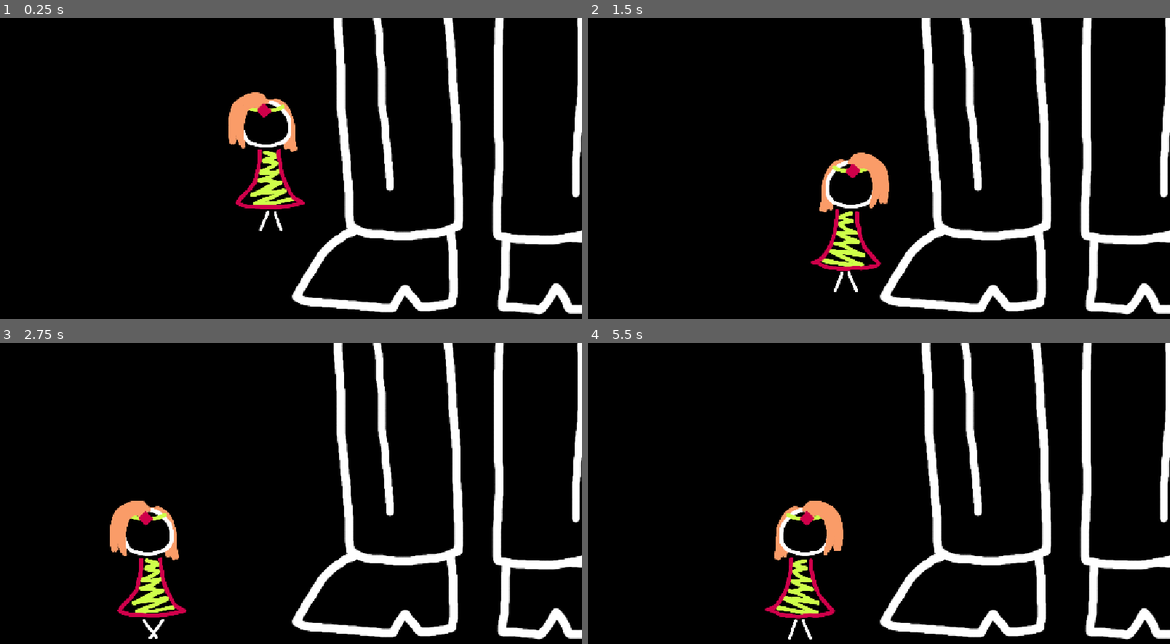
Above: before the commit, frames 1-4 (two rows, left to right).
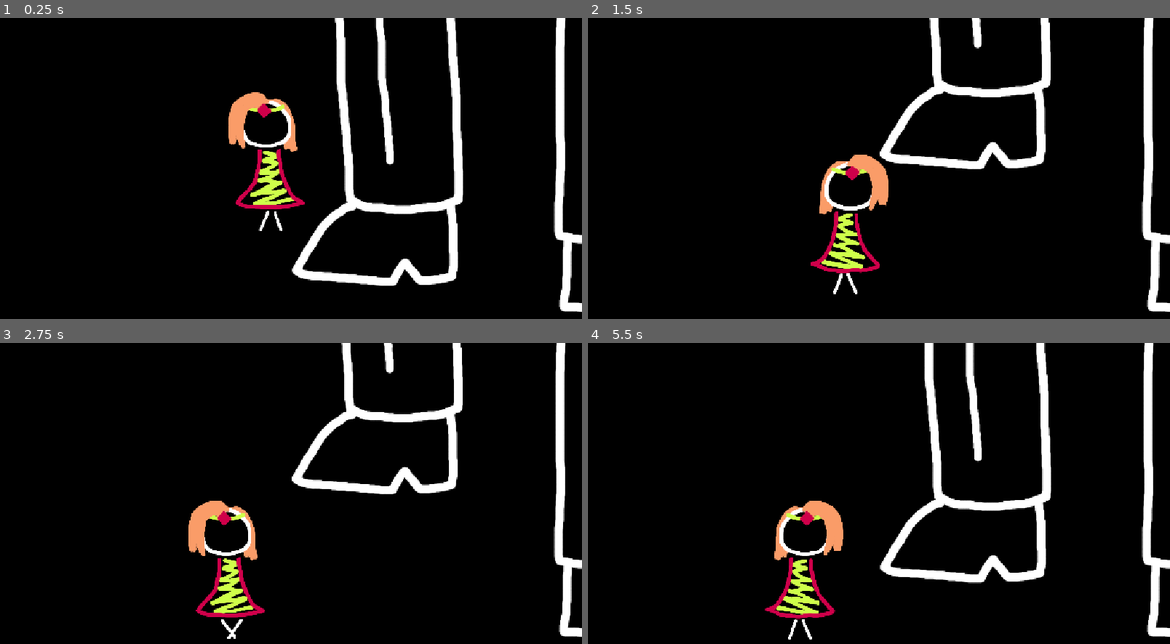
Above: after the commit, the same moments.

Repository: MarmadileManteater/I-Just-Wanted-to-Be-Younger-But-Now-I-m-Fighting-for-My-Life-Against-a-Problematic-Authority-Figure
Game: Godot game, scene res://scenes/screen_test/scene.tscn
Two runs of this game, one before a commit and one after it. Both use one fixed random seed, a clock stepped at 60 frames per second and the inputs below.
Inputs:
- Up to frame 1 (0.25 s): no input
- Up to frame 2 (1.5 s): tap Enter (ui_accept) at 0.5, 0.77 s; hold Right (ui_right) from 0.53 s (still down)
- Up to frame 3 (2.75 s): tap Enter (ui_accept) at 1.52 s; release Right (ui_right) at 2.03 s; hold Left (ui_left) from 2.03 s (still down)
- Up to frame 4 (5.5 s): release Left (ui_left) at 2.78 s; hold Right (ui_right) 2.78-4.28 s; tap Enter (ui_accept) at 3.02, 3.77, 4.52 s; hold Left (ui_left) 4.28-5.03 s; hold Right (ui_right) from 5.03 s (still down)

The runs differ from the first frame. In frame 1, 10% of the frame differs, in the area x 50-100%, y 0-99%; in frame 2, 13%; in frame 3, 16%, in the area x 18-100%, y 0-99%; in frame 4, 11%.

Commit message:
Add crushed mechanic

Diff:
--- a/project/scenes/nested/boss_feet/boss_feet.gd
+++ b/project/scenes/nested/boss_feet/boss_feet.gd
@@ -2,11 +2,14 @@
 
 class_name BossFeet
 
-var leftie: AnimatedStaticBody2D
+@export var character_name: String = "Willow"
+
+var leftie: CrushingFoot
 var rightie: StaticBody2D
 # Called when the node enters the scene tree for the first time.
 func _ready() -> void:
 	leftie = find_child("Leftie")
+	leftie.character_name = character_name
 	rightie = find_child("Rightie")
 	pass # Replace with function body.
 
--- a/project/scenes/nested/boss_feet/boss_feet.tscn
+++ b/project/scenes/nested/boss_feet/boss_feet.tscn
@@ -2,7 +2,7 @@
 
 [ext_resource type="Script" uid="uid://b5xbhyhg3xv0l" path="res://scenes/nested/boss_feet/boss_feet.gd" id="1_80035"]
 [ext_resource type="Texture2D" uid="uid://58o86k6o2ake" path="res://sprites/boss_feet.png" id="1_g241w"]
-[ext_resource type="Script" uid="uid://sewjo03vd0qj" path="res://scripts/animated_static_body.gd" id="2_pnc5j"]
+[ext_resource type="Script" uid="uid://b3igg57ygkbu3" path="res://scenes/nested/boss_feet/crushing_foot.gd" id="2_pnc5j"]
 
 [sub_resource type="Animation" id="Animation_80035"]
 length = 0.001
@@ -33,7 +33,7 @@
 "times": PackedFloat32Array(0, 1.2666667, 2.04, 2.1166668, 2.1766667, 2.2533333, 2.3066666, 2.3833332, 2.4466667, 2.5233335, 2.5833335, 2.66, 2.7133334, 2.79, 2.9466667),
 "transitions": PackedFloat32Array(1, 1, 1, 1, 1, 1, 1, 1, 1, 1, 1, 1, 1, 1, 1),
 "update": 0,
-"values": [Vector2(-202, 0), Vector2(-202, -161), Vector2(-205, -161), Vector2(-196, -161), Vector2(-205, -161), Vector2(-196, -161), Vector2(-205, -161), Vector2(-196, -161), Vector2(-205, -161), Vector2(-196, -161), Vector2(-205, -161), Vector2(-196, -161), Vector2(-205, -161), Vector2(-196, -161), Vector2(-202, 0)]
+"values": [Vector2(-202, 0), Vector2(-202, -283), Vector2(-205, -283), Vector2(-196, -283), Vector2(-205, -283), Vector2(-196, -283), Vector2(-205, -283), Vector2(-196, -283), Vector2(-205, -283), Vector2(-196, -283), Vector2(-205, -283), Vector2(-196, -283), Vector2(-205, -283), Vector2(-196, -283), Vector2(-202, 0)]
 }
 
 [sub_resource type="AnimationLibrary" id="AnimationLibrary_pnc5j"]
@@ -62,6 +62,9 @@
 
 [sub_resource type="ConvexPolygonShape2D" id="ConvexPolygonShape2D_iys1s"]
 points = PackedVector2Array(149, 271, 73, 283, 30, 282, -74, 276, -148, 271, -172, 261, -173, 245, -138, 188, -114, 154, -69, 119, -52, 115, 40, 118, 116, 120, 148, 120, 152, 146, 154, 237)
+
+[sub_resource type="RectangleShape2D" id="RectangleShape2D_u4npt"]
+size = Vector2(312, 303)
 
 [sub_resource type="AtlasTexture" id="AtlasTexture_pnc5j"]
 atlas = ExtResource("1_g241w")
@@ -111,10 +114,18 @@
 position = Vector2(0, 1)
 shape = SubResource("ConvexPolygonShape2D_iys1s")
 
+[node name="CollisionArea" type="Area2D" parent="Leftie" unique_id=961597506]
+position = Vector2(1.8321533, 395)
+
+[node name="CollisionShape2D" type="CollisionShape2D" parent="Leftie/CollisionArea" unique_id=505392856]
+position = Vector2(-9, 39.5)
+shape = SubResource("RectangleShape2D_u4npt")
+
 [node name="Rightie" type="StaticBody2D" parent="." unique_id=152912082]
-position = Vector2(203, 0)
+position = Vector2(336, 0)
 
 [node name="Sprite" type="AnimatedSprite2D" parent="Rightie" unique_id=1470092633]
+position = Vector2(-11, 0)
 sprite_frames = SubResource("SpriteFrames_6wcjf")
 
 [node name="Leg" type="CollisionShape2D" parent="Rightie" unique_id=273302024]
--- /dev/null
+++ b/project/scenes/nested/boss_feet/crushing_foot.gd
@@ -0,0 +1,37 @@
+extends AnimatedStaticBody2D
+
+class_name CrushingFoot
+signal crush
+
+const crush_point = 2.8226
+
+var character_name: String
+var collision_area: Area2D
+var is_under: bool = false
+var crushed: bool = false
+
+# Called when the node enters the scene tree for the first time.
+func _ready() -> void:
+	super()
+	collision_area = find_child("CollisionArea")
+	collision_area.connect("body_entered", _on_body_entered)
+	collision_area.connect("body_exited", _on_body_exited)
+
+func _on_body_entered(body: Node2D) -> void:
+	if body.name == character_name:
+		is_under = true
+
+func _on_body_exited(body: Node2D) -> void:
+	if body.name == character_name:
+		is_under = false
+
+# Called every frame. 'delta' is the elapsed time since the previous frame.
+func _process(delta: float) -> void:
+	var position = animation_player.current_animation_position
+	if position > crush_point:
+		if is_under and not crushed:
+			emit_signal("crush")
+			crushed = true
+	if position < crush_point:
+		crushed = false
+	pass
--- a/project/scenes/nested/willow/character_body2d.gd
+++ b/project/scenes/nested/willow/willow.gd
@@ -1,5 +1,6 @@
 extends CharacterBody2D
 
+class_name Willow
 
 const SPEED = 300.0
 const JUMP_VELOCITY = -400.0
--- a/project/scenes/nested/willow/willow.tscn
+++ b/project/scenes/nested/willow/willow.tscn
@@ -1,7 +1,7 @@
 [gd_scene format=3 uid="uid://c8b7r642fn2vm"]
 
 [ext_resource type="Texture2D" uid="uid://bkh1vwc63yiky" path="res://sprites/willow_mg_idle_animation_1.png" id="1_6t4lk"]
-[ext_resource type="Script" uid="uid://b8e46dnrms1cn" path="res://scenes/nested/willow/character_body2d.gd" id="1_nwiua"]
+[ext_resource type="Script" uid="uid://b8e46dnrms1cn" path="res://scenes/nested/willow/willow.gd" id="1_nwiua"]
 [ext_resource type="Texture2D" uid="uid://bh17uswntqtwb" path="res://sprites/willow_mg_walk_animation_1.png" id="2_cf4f7"]
 [ext_resource type="Texture2D" uid="uid://dewhu0dbsgn6p" path="res://sprites/willow_mg_jump_animation_1.png" id="3_30s3t"]
 [ext_resource type="Script" uid="uid://dkkdd3f8mas32" path="res://scripts/animated_sprite2d.gd" id="5_bxhn5"]
--- a/project/scenes/screen_test/scene.tscn
+++ b/project/scenes/screen_test/scene.tscn
@@ -22,3 +22,4 @@
 
 [node name="BossFeet" parent="." unique_id=2040409262 instance=ExtResource("2_ydvjp")]
 position = Vector2(956, 299)
+character_name = null
--- a/project/scenes/screen_test/screen_test.gd
+++ b/project/scenes/screen_test/screen_test.gd
@@ -1,14 +1,20 @@
 extends Node2D
 
 var boss_feet: BossFeet
+var willow: Willow
 
 # Called when the node enters the scene tree for the first time.
 func _ready() -> void:
 	boss_feet = find_child("BossFeet")
+	willow = find_child("Willow")
 	var animation_player: AnimationPlayer = boss_feet.leftie.animation_player
-	animation_player.play("")
+	boss_feet.leftie.connect("crush", _on_crush)
+	animation_player.play("Stomp")
 	pass # Replace with function body.
 
+func _on_crush():
+	remove_child(willow)
+	pass
 
 # Called every frame. 'delta' is the elapsed time since the previous frame.
 func _process(delta: float) -> void:
--- a/project/scripts/animated_static_body.gd
+++ b/project/scripts/animated_static_body.gd
@@ -2,7 +2,7 @@
 
 class_name AnimatedStaticBody2D
 
-var animation_player
+var animation_player: AnimationPlayer
 
 # Called when the node enters the scene tree for the first time.
 func _ready() -> void:
Not shown, added: project/scenes/nested/boss_feet/crushing_foot.gd.uid
Renamed: project/scenes/nested/willow/character_body2d.gd.uid -> project/scenes/nested/willow/willow.gd.uid
